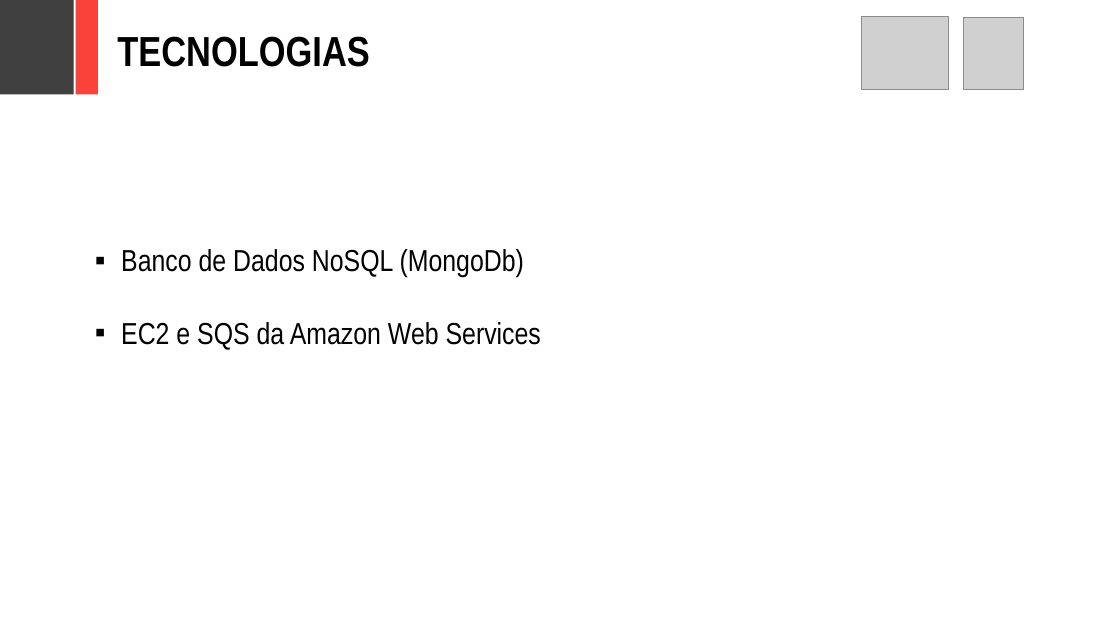
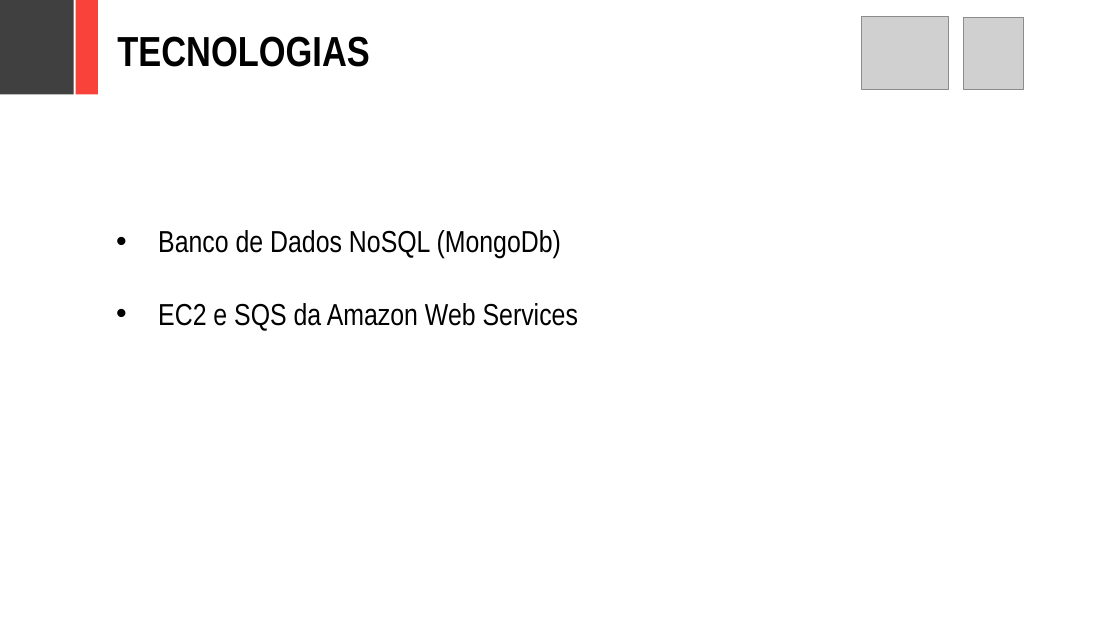
Before and after one commit to adornodev/TCC-Lunar, a slide deck: slide 10 of FinalCourseAssignment/Lunar.pptx (slide 13 before the commit). Drawn at 1120x630 pixels with LibreOffice and Linux fonts; fonts in the diff are those of the drawing; grey boxes stand for pictures. Boxes give left, top, right and bottom in pixels: in the first picture for what was removed or moved away, otherwise in the second. Text is boxed around its words. In the diff, an @@ line names an element or a change of style, - is before the commit and + after.

```diff
--- a/FinalCourseAssignment/Lunar.pptx
+++ b/FinalCourseAssignment/Lunar.pptx
@@ text "Banco de Dados NoSQL (MongoDb)" moved from (x1=121, y1=249, x2=541, y2=350) to (x1=158, y1=230, x2=578, y2=331) @@
@@ text "Banco de Dados NoSQL (MongoDb)" at (x1=158, y1=230, x2=578, y2=331): bullet ▪ to • @@
```
Also in this commit, not shown: 18 other slides changed, 1 slide added, 4 slides removed, 2 other files.
